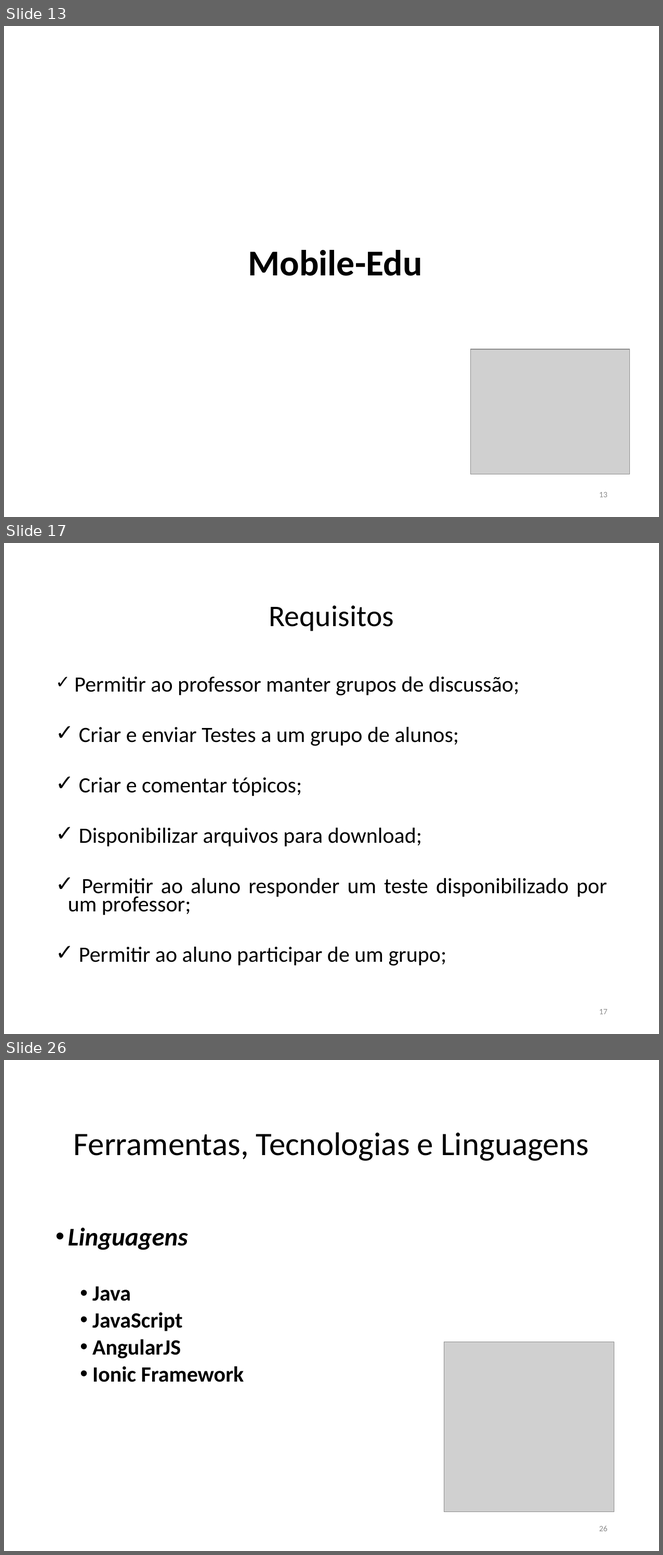
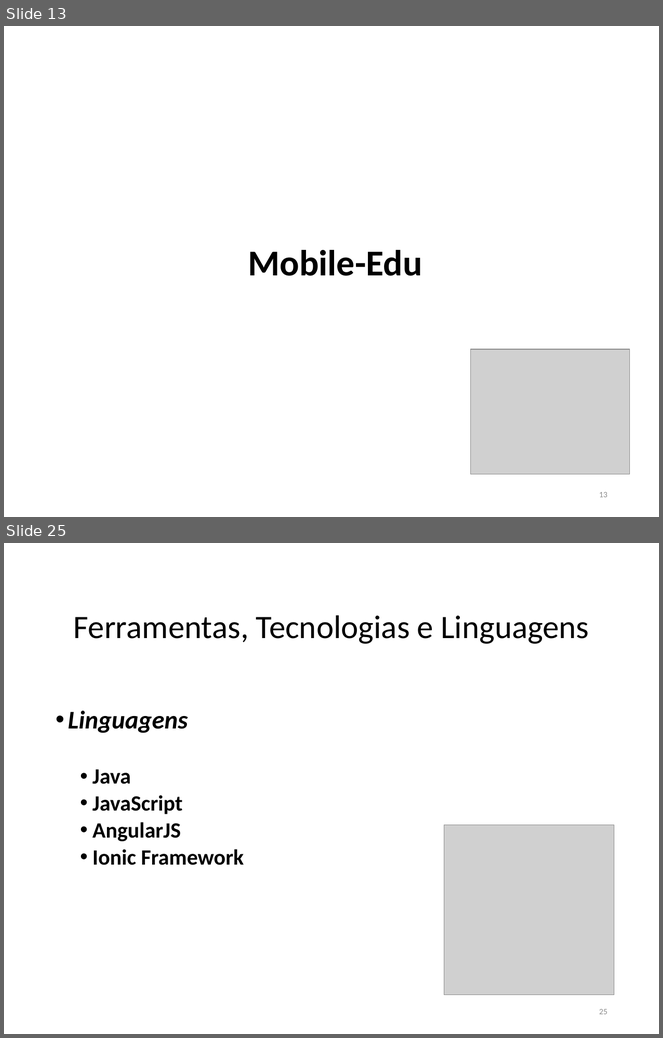
Before and after one commit to FatimaFerreiradeSousa/TCC-Mobile-Leaning, a slide deck: TCC - Documento/TCC II.pptx. Shown one above the other, each under a label of ours: slides 13, 17 and 26 before the commit, slides 13 and 25 after it; the slides between them are not shown. The pictures are 663x1555 and 663x1038 pixels, drawn with LibreOffice and Linux fonts; fonts in the diff are those of the drawing; grey boxes stand for pictures. Boxes give left, top, right and bottom in pixels: in the first picture for what was removed or moved away, otherwise in the second. Text is boxed around its words. In the diff, an @@ line names an element or a change of style, - is before the commit and + after.

```diff
--- a/TCC - Documento/TCC II.pptx
+++ b/TCC - Documento/TCC II.pptx
@@ slide 17 removed at [4,543,659,1034], background #FFFFFF @@
@@ title removed at [269,605,394,631] @@
-Requisitos
@@ text removed at [68,676,607,966] @@
-✓ Permitir ao professor manter grupos de discussão;
-✓ Criar e enviar Testes a um grupo de alunos;
-✓ Criar e comentar tópicos;
-✓ Disponibilizar arquivos para download;
-✓ Permitir ao aluno responder um teste disponibilizado por um professor;
-✓ Permitir ao aluno participar de um grupo;
@@ page number removed at [599,1009,608,1015] @@
-17
@@ what was slide 26 is now slide 25 @@
@@ page number at [599,1009,608,1015]: text changed @@
-26
+25
```
Also in this commit, not shown: 19 slides changed.
